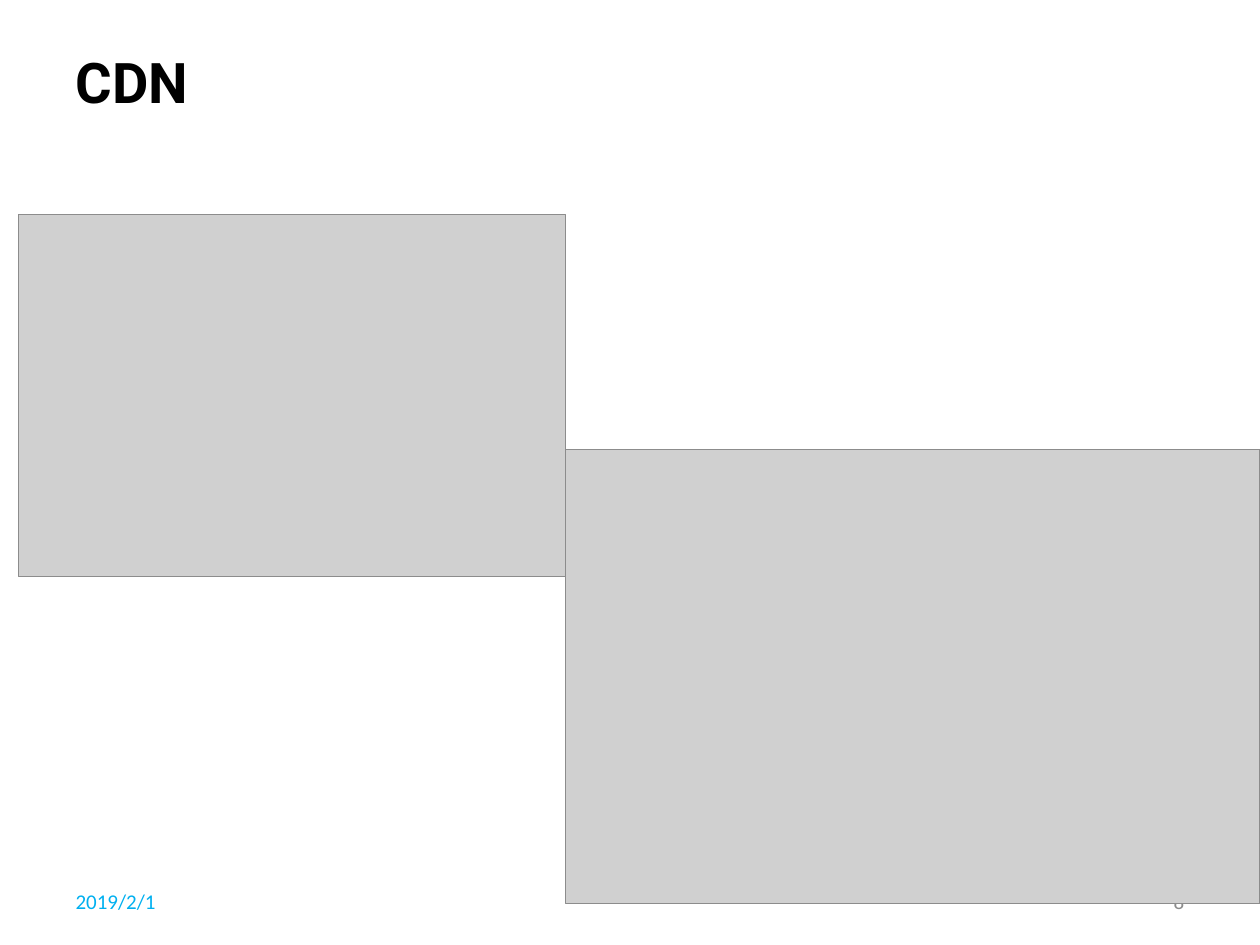
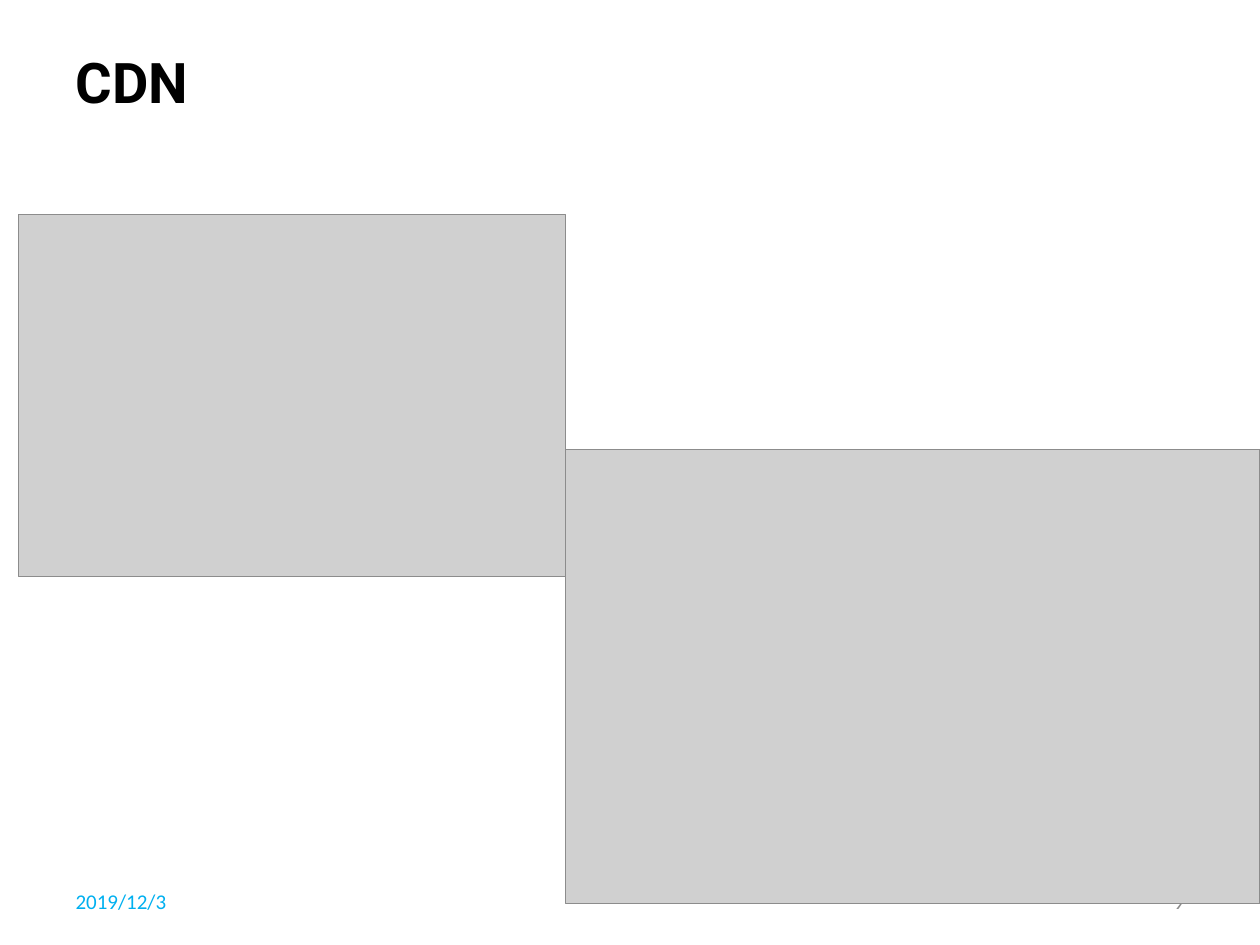
Before and after one commit to li-shengli/selfstudy, a slide deck: slide 9 of PPT/My First Android App.pptx (slide 8 before the commit). Drawn at 1260x945 pixels with LibreOffice and Linux fonts; fonts in the diff are those of the drawing; grey boxes stand for pictures; background and template pictures are left out. Boxes give left, top, right and bottom in pixels: in the first picture for what was removed or moved away, otherwise in the second. Text is boxed around its words. In the diff, an @@ line names an element or a change of style, - is before the commit and + after.

```diff
--- a/PPT/My First Android App.pptx
+++ b/PPT/My First Android App.pptx
@@ text at (76, 894, 167, 910): text changed @@
-2019/2/1
+2019/12/3
@@ page number at (1174, 903, 1185, 915): text changed @@
-8
+9
```
Also in this commit, not shown: 13 other slides changed, 1 slide added, 1 other file.
